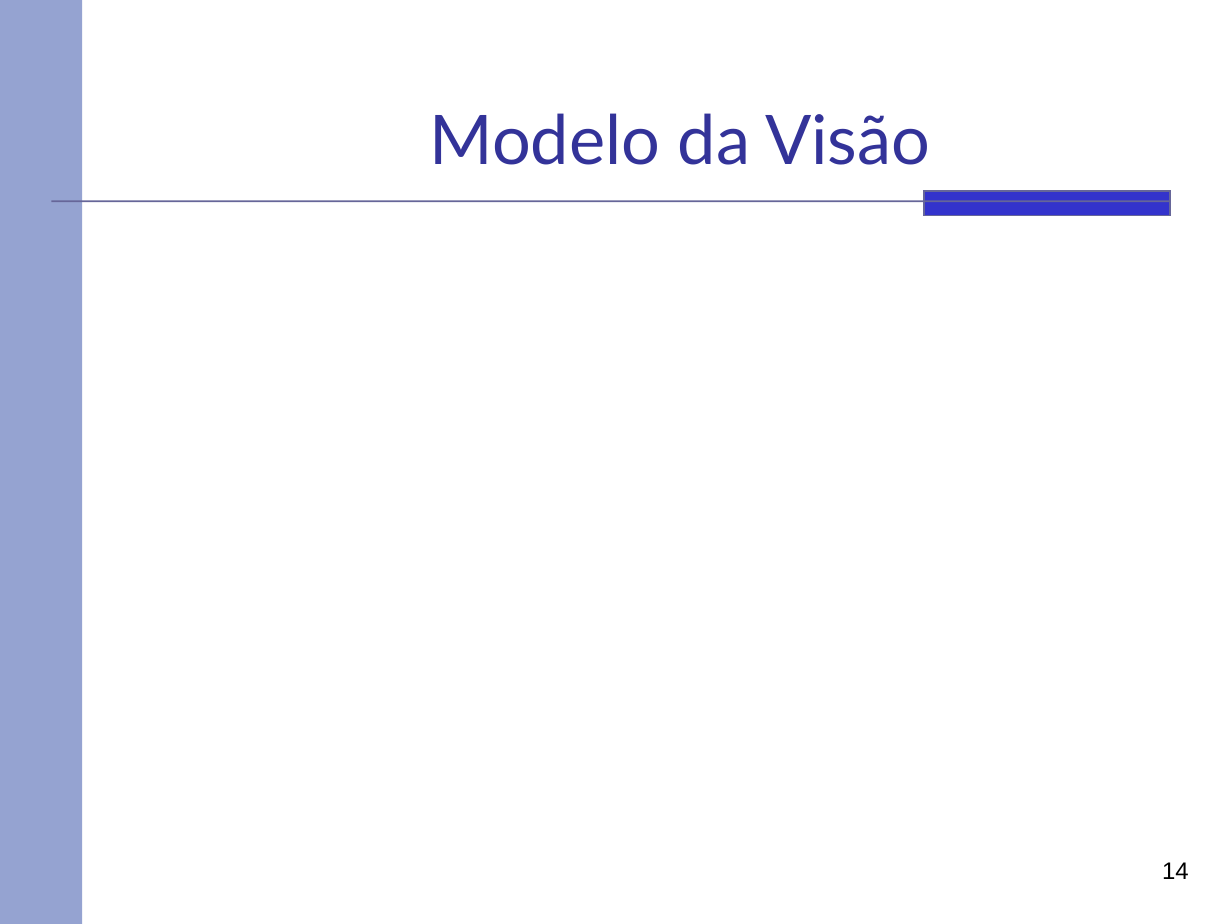
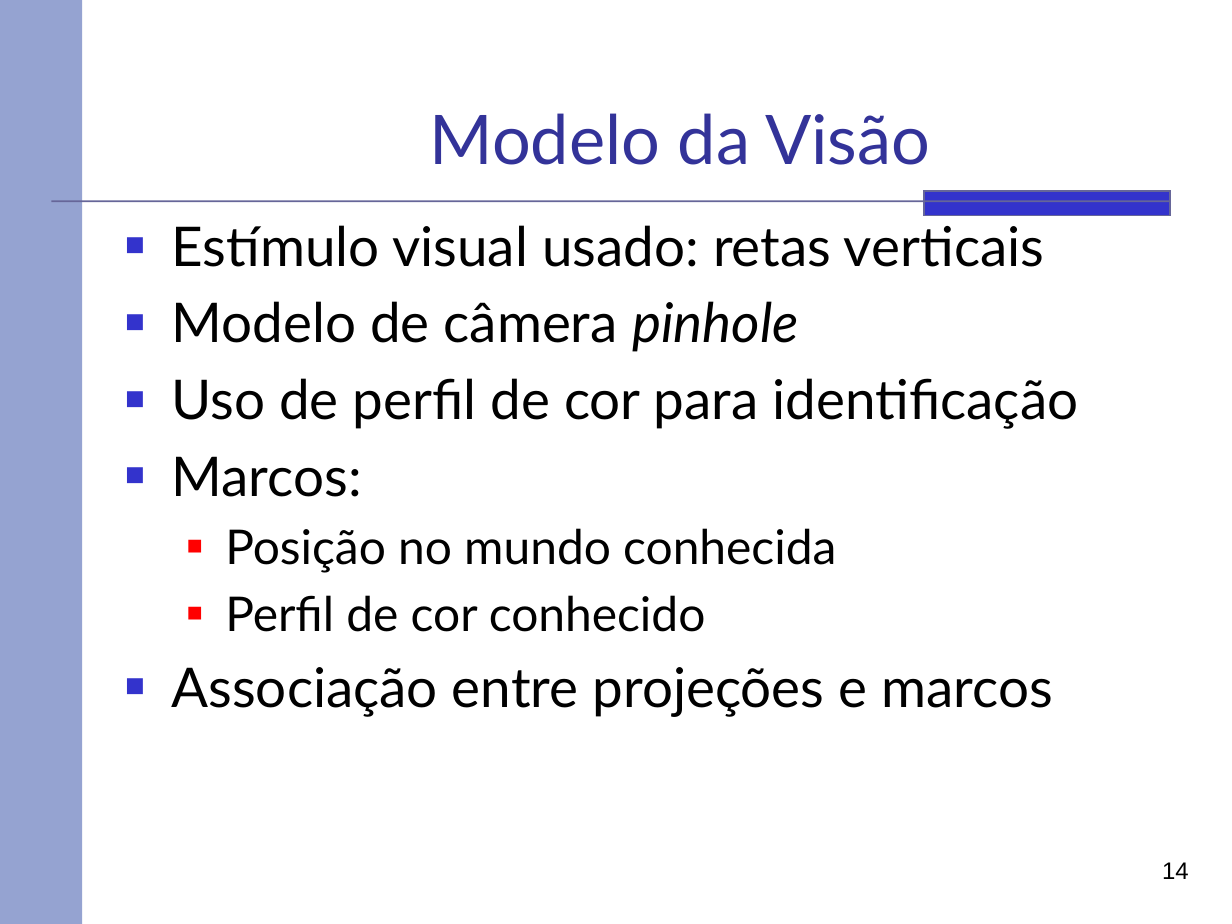
Before and after one commit to rafaelhdr/tccsauron, a slide deck: slide 14 of docs/ModSilva.pptx. Drawn at 1232x924 pixels with LibreOffice and Linux fonts; fonts in the diff are those of the drawing. Boxes give left, top, right and bottom in pixels: in the first picture for what was removed or moved away, otherwise in the second. Text is boxed around its words. In the diff, an @@ line names an element or a change of style, - is before the commit and + after.

```diff
--- a/docs/ModSilva.pptx
+++ b/docs/ModSilva.pptx
@@ text added at (171,225,1079,717), 32 pt, text #000000 @@
+■ Estímulo visual usado: retas verticais
+■ Modelo de câmera pinhole
+■ Uso de perfil de cor para identificação
+■ Marcos:
+  ■ Posição no mundo conhecida
+  ■ Perfil de cor conhecido
+■ Associação entre projeções e marcos
```
Also in this commit, not shown: 4 slides added.
